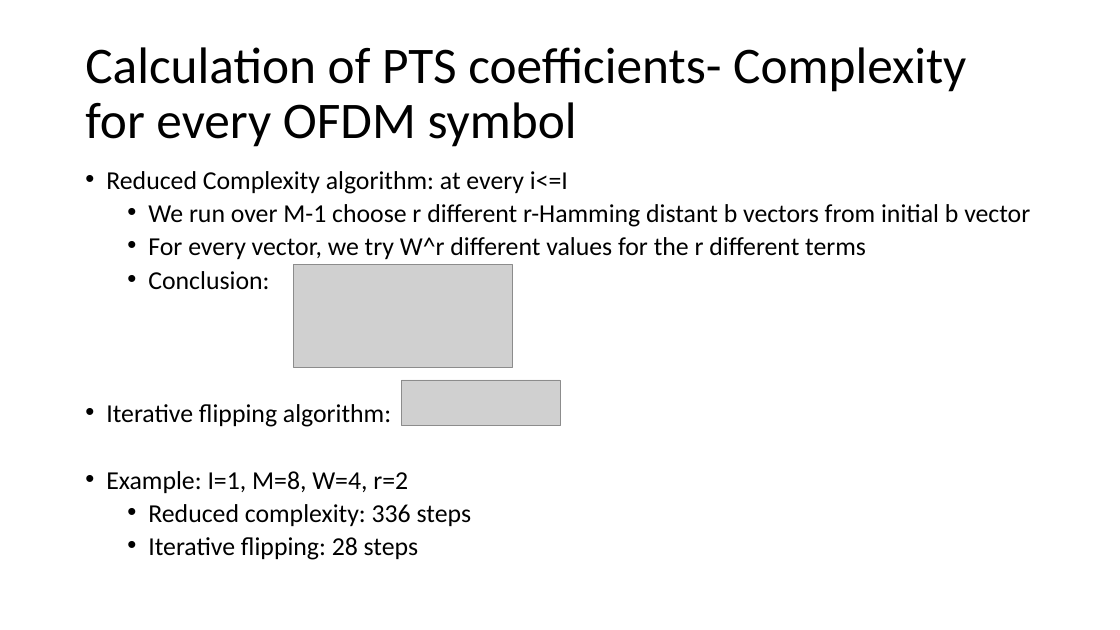
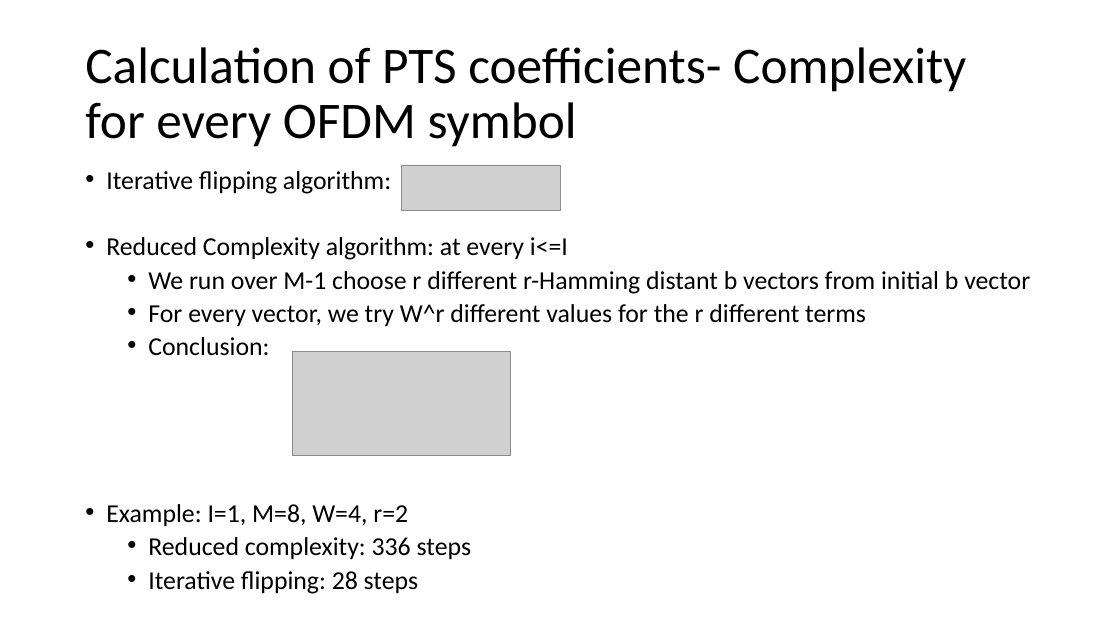
Before and after one commit to liorkissos/VLF-Simulations, a slide deck: slide 34 of Documents/Presentations/PAPR Reduction- PTS.pptx. Drawn at 1120x630 pixels with LibreOffice and Linux fonts; fonts in the diff are those of the drawing; grey boxes stand for pictures. Boxes give left, top, right and bottom in pixels: in the first picture for what was removed or moved away, otherwise in the second. Text is boxed around its words. In the diff, an @@ line names an element or a change of style, - is before the commit and + after.

Commit message:
corrected presentation and added field test pictures

```diff
--- a/Documents/Presentations/PAPR Reduction- PTS.pptx
+++ b/Documents/Presentations/PAPR Reduction- PTS.pptx
@@ text at (106, 171, 391, 194): paragraph added @@
+  • Iterative flipping algorithm:
@@ picture added at (402, 165, 560, 211) @@
@@ picture removed at (293, 264, 512, 367) @@
@@ picture added at (292, 352, 511, 455) @@
@@ picture removed at (402, 380, 560, 426) @@
@@ text at (106, 404, 391, 427): paragraph removed @@
-  • Iterative flipping algorithm:
```
Also in this commit, not shown: 8 other slides changed, 3 other files.
